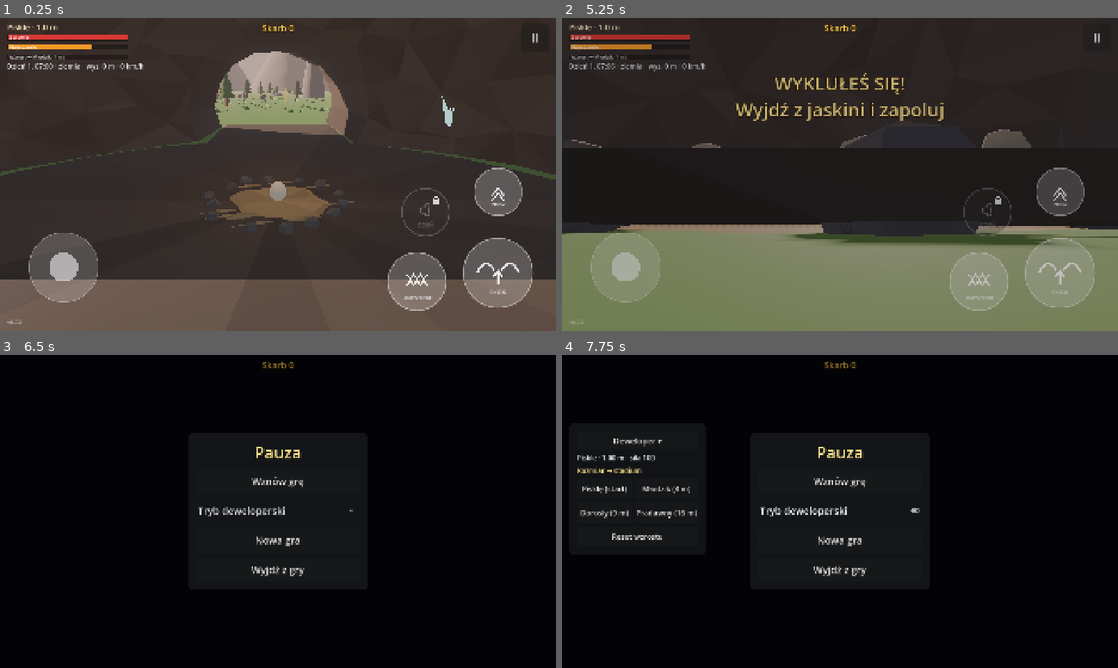
Above: before the commit, frames 1-4 (two rows, left to right).
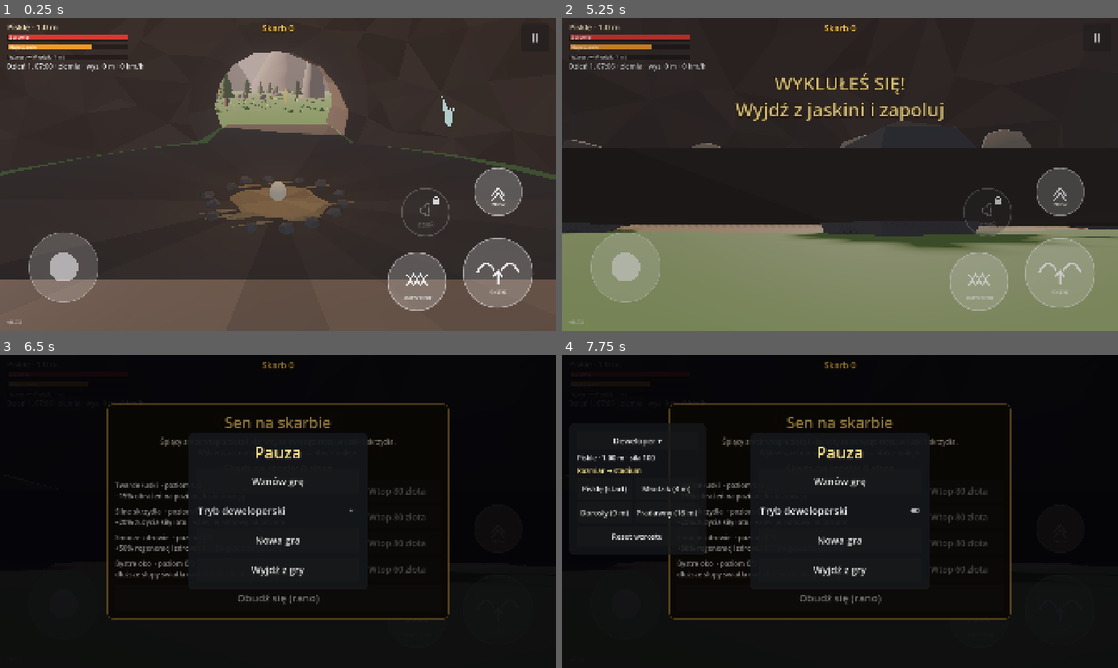
Above: after the commit, the same moments.

Repository: slota145/3d-dragon-game
Game: Godot game, scene res://scenes/boot.tscn
Two runs of this game, one before a commit and one after it. Both use one fixed random seed, a clock stepped at 60 frames per second and the inputs below.
Inputs (mouse positions are in pixels of both pictures, inside the frame that each line leads up to):
- Up to frame 1 (0.25 s): no input
- Up to frame 2 (5.25 s): click "II" at 0.5 s; click "Wznów grę" at 1.25 s; move the mouse to (962, 158) at 2.02 s; hold D (move_right) 2.03-2.75 s; tap F (bite) at 2.1, 3.8 s; click (962, 158) at 2.17 s; tap Space (flap) at 2.27, 2.57 s; drag from (728, 190) to (812, 237) at 2.77 s; move the mouse to (895, 105) at 3.52 s; hold D (move_right) 3.53-4.25 s; tap Q (cam_left) at 3.6 s; drag from (812, 237) to (673, 127) at 4.27 s; click "ŚPIJ" at 5 s
- Up to frame 3 (6.5 s): move the mouse to (444, 558) at 5.77 s; hold A (move_left) from 5.78 s (still down); hold Shift (dash) from 5.78 s (still down); tap Space (flap) at 6.02, 6.32 s; tap F (bite) at 6.05 s; tap Escape (ui_cancel) at 6.4 s
- Up to frame 4 (7.75 s): release A (move_left) at 6.5 s; release Shift (dash) at 6.5 s; drag from (673, 464) to (756, 433) at 6.52 s; click "Tryb deweloperski" at 7.25 s

The runs differ from the first frame. In frame 2, 0.5% of the frame differs, in the area x 0-100%, y 66-74%; in frame 3, 3.4%, in the area x 19-81%, y 15-85%; in frame 4, 3.0%.

Commit message:
Ulepszenia za złoto: sen na skarbie (łuski, skrzydła, zdrowie, oko) (0.7.3)
Co-Authored-By: Claude Opus 5.5 <noreply@anthropic.com>
Claude-Session: https://claude.ai/code/session_01Ves32BxAhBVxU1wfrWL8eZ

Diff:
--- a/project.godot
+++ b/project.godot
@@ -12,7 +12,7 @@
 
 config/name="3D Dragon Game"
 config/description="Gra o smoku w Godot 4 — prototyp."
-config/version="0.7.2"
+config/version="0.7.3"
 ; Numer zgodności „bazy” (APK/EXE). Podbij, gdy zmieniasz coś, czego łatka .pck nie przeniesie
 ; (input map, ustawienia projektu, eksportu, wersja silnika) — gracze dostaną wtedy pełną aktualizację.
 config/base_api=5
--- a/scripts/game/dragon_controller.gd
+++ b/scripts/game/dragon_controller.gd
@@ -165,6 +165,9 @@
 	if skel:
 		_proportions = DragonProportions.new()
 		skel.add_child(_proportions)
+	stats.upgraded.connect(func(id: String, lvl: int) -> void:
+		if id == "scales":
+			_apply_scale_tint(lvl))
 	stats.size_changed.connect(_apply_size)
 	_apply_size(stats.size)
 	if _anim:
@@ -180,6 +183,23 @@
 	_collision.position = _base_shape_pos * _k
 	if _proportions:
 		_proportions.youth = stats.youth()
+
+
+## „Twarde łuski”: złoto wtopione w łuski — z każdym poziomem łuski bardziej złocą się i błyszczą.
+func _apply_scale_tint(lvl: int) -> void:
+	for mi: MeshInstance3D in _visual.find_children("*", "MeshInstance3D", true, false):
+		for i in mi.mesh.get_surface_count():
+			var base := mi.mesh.surface_get_material(i) as StandardMaterial3D
+			if base == null or not base.resource_name.ends_with("Scales"):
+				continue
+			if lvl <= 0:
+				mi.set_surface_override_material(i, null)
+				continue
+			var mat := base.duplicate() as StandardMaterial3D
+			mat.albedo_color = base.albedo_color.lerp(Color(0.85, 0.62, 0.22), 0.13 * lvl)
+			mat.metallic = 0.18 * lvl
+			mat.roughness = 1.0 - 0.15 * lvl
+			mi.set_surface_override_material(i, mat)
 
 
 ## Skala ruchu na ziemi: mały smok jest wolniejszy, ale nie proporcjonalnie (wykładnik < 1).
--- a/scripts/game/dragon_stats.gd
+++ b/scripts/game/dragon_stats.gd
@@ -46,6 +46,10 @@
 var stamina: float = 100.0
 ## Złoto niesione przy sobie (odkłada się na stos w legowisku; po śmierci część przepada).
 var gold: int = 0
+## Poziomy ulepszeń za złoto („sen na skarbie”): id -> poziom (patrz Upgrades).
+var upgrades: Dictionary = {}
+
+signal upgraded(id: String, level: int)
 var _regen_wait: float = 0.0
 ## Wzrost czekający na „strawienie” (m).
 var pending_growth: float = 0.0
@@ -118,9 +122,20 @@
 			stage_changed.emit(stage, stage_name())
 
 
-## Mnożnik zużycia siły lotu (1 = świeży młodzik 4 m).
+func level(id: String) -> int:
+	return int(upgrades.get(id, 0))
+
+
+## Kup kolejny poziom ulepszenia (koszt płaci świat ze stosu skarbu).
+func upgrade(id: String) -> void:
+	upgrades[id] = mini(level(id) + 1, Upgrades.MAX_LEVEL)
+	upgraded.emit(id, level(id))
+
+
+## Mnożnik zużycia siły lotu (1 = świeży młodzik 4 m); „Silne skrzydła” go zmniejszają.
 func stamina_drain_mult() -> float:
-	return clampf(pow(STAGE_MIN_SIZE[Stage.JUVENILE] / size, stamina_exponent), 0.03, 1.0)
+	var wings := 1.0 - 0.2 * level("wings")
+	return clampf(pow(STAGE_MIN_SIZE[Stage.JUVENILE] / size, stamina_exponent), 0.03, 1.0) * wings
 
 
 ## Zużyj siłę lotu (koszt dla młodzika; skalowany rozmiarem). Zwraca false, gdy brak sił.
@@ -138,7 +153,7 @@
 	if _regen_wait > 0.0:
 		_regen_wait -= delta
 		return
-	stamina = minf(100.0, stamina + stamina_regen * delta)
+	stamina = minf(100.0, stamina + stamina_regen * (1.0 + 0.25 * level("wings")) * delta)
 
 
 ## Wczytanie stanu z zapisu: bez napisów o nowym stadium.
@@ -148,6 +163,11 @@
 	hunger = float(data.get("hunger", 70.0))
 	stamina = float(data.get("stamina", 100.0))
 	gold = int(data.get("gold", 0))
+	upgrades.clear()
+	var up: Dictionary = data.get("upgrades", {})
+	for id in up:
+		upgrades[id] = int(up[id])
+		upgraded.emit(id, int(up[id]))
 	size = clampf(float(data.get("size", start_size)), 0.5, max_size)
 	stage = stage_for(size)
 	size_changed.emit(size)
@@ -155,7 +175,7 @@
 
 func to_save() -> Dictionary:
 	return {"size": size, "pending_growth": pending_growth, "health": health, "hunger": hunger,
-		"stamina": stamina, "gold": gold}
+		"stamina": stamina, "gold": gold, "upgrades": upgrades.duplicate()}
 
 
 ## Natychmiastowa zmiana rozmiaru (narzędzia dewelopera): bez trawienia zaległego wzrostu.
@@ -167,7 +187,7 @@
 func damage(amount: float) -> void:
 	if health <= 0.0:
 		return
-	health = maxf(0.0, health - amount)
+	health = maxf(0.0, health - amount * (1.0 - 0.15 * level("scales")))
 	if health <= 0.0:
 		died.emit()
 
@@ -182,8 +202,8 @@
 		var step := minf(pending_growth, maxf(digest_speed * size / 4.0, pending_growth * 1.2) * delta)
 		pending_growth -= step
 		set_size(size + step)
-	hunger = maxf(0.0, hunger - hunger_decay * delta)
+	hunger = maxf(0.0, hunger - hunger_decay * (1.0 - 0.12 * level("vitality")) * delta)
 	if hunger <= 0.0:
 		damage(starve_damage * delta)
 	elif hunger > 50.0 and health > 0.0:
-		health = minf(100.0, health + regen * delta)
+		health = minf(100.0, health + regen * (1.0 + 0.5 * level("vitality")) * delta)
--- a/scripts/game/gold_finds.gd
+++ b/scripts/game/gold_finds.gd
@@ -87,9 +87,29 @@
 	mat.cull_mode = BaseMaterial3D.CULL_DISABLED
 	cyl.material = mat
 	beam.mesh = cyl
+	beam.name = "Beam"
 	beam.position.y = cyl.height / 2.0
 	beam.cast_shadow = GeometryInstance3D.SHADOW_CASTING_SETTING_OFF
 	root.add_child(beam)
+	_scale_beam(beam)
+
+
+## „Bystre oko”: dłuższe słupy światła nad złotem.
+func eye_level() -> int:
+	return dragon.stats.level("eye") if dragon else 0
+
+
+func refresh_beams() -> void:
+	for f in get_children():
+		var beam := f.get_node_or_null("Beam") as MeshInstance3D
+		if beam:
+			_scale_beam(beam)
+
+
+func _scale_beam(beam: MeshInstance3D) -> void:
+	var k := 1.0 + 0.8 * eye_level()
+	beam.scale = Vector3(1.0 + 0.3 * eye_level(), k, 1.0 + 0.3 * eye_level())
+	beam.position.y = (beam.mesh as CylinderMesh).height * k / 2.0
 
 
 func _process(delta: float) -> void:
@@ -103,7 +123,7 @@
 	if _check_t > 0.0 or not dragon:
 		return
 	_check_t = 0.1
-	var reach := 1.2 + dragon.stats.size * 0.3
+	var reach := 1.2 + dragon.stats.size * 0.3 + 0.6 * eye_level()
 	var dp := dragon.global_position
 	for f: Node3D in get_children():
 		if f.is_queued_for_deletion():
--- /dev/null
+++ b/scripts/game/upgrades.gd
@@ -0,0 +1,30 @@
+class_name Upgrades
+extends RefCounted
+## Ulepszenia za złoto — „sen na skarbie”: śpiący smok wtapia złoto i klejnoty ze stosu
+## w swoje ciało (łuski twardnieją i złocieją, skrzydła się wzmacniają). Kupuje się je
+## przy śnie w legowisku, a stos skarbu naprawdę maleje. Poziomy 0..MAX_LEVEL.
+
+const MAX_LEVEL := 3
+
+## id: [nazwa, opis działania, koszty kolejnych poziomów]
+const DEFS := {
+	"scales": ["Twarde łuski", "−15% obrażeń na poziom; łuski złocieją", [80, 250, 600]],
+	"wings": ["Silne skrzydła", "−20% zużycia siły lotu i +25% jej odnowy na poziom", [80, 250, 600]],
+	"vitality": ["Smocze zdrowie", "+50% regeneracji zdrowia i −12% głodu na poziom", [80, 250, 600]],
+	"eye": ["Bystre oko", "dłuższe słupy światła nad złotem i większy zasięg zbierania", [60, 180, 450]],
+}
+const ORDER := ["scales", "wings", "vitality", "eye"]
+
+
+static func display_name(id: String) -> String:
+	return DEFS[id][0]
+
+
+static func description(id: String) -> String:
+	return DEFS[id][1]
+
+
+## Koszt następnego poziomu (-1 = maksymalny poziom osiągnięty).
+static func next_cost(id: String, level: int) -> int:
+	var costs: Array = DEFS[id][2]
+	return costs[level] if level < costs.size() else -1
--- a/scripts/game/world.gd
+++ b/scripts/game/world.gd
@@ -17,6 +17,7 @@
 ## Złoto na stosie w legowisku (skarb).
 var treasure: int = 0
 var _finds: GoldFinds
+var _hoard: HoardMenu
 var _gold_label: Label
 var _lair: Lair
 var _day_night: DayNight
@@ -58,6 +59,16 @@
 	add_child(_finds)
 	_finds.picked.connect(_on_gold_picked)
 	_build_gold_label()
+	_hoard = HoardMenu.new()
+	_hoard.name = "HoardMenu"
+	_hoard.stats = _player.stats
+	_hoard.get_treasure = func() -> int: return treasure
+	_hoard.spend = spend_treasure
+	add_child(_hoard)
+	_hoard.woke.connect(_wake)
+	_player.stats.upgraded.connect(func(id: String, _lvl: int) -> void:
+		if id == "eye":
+			_finds.refresh_beams())
 	_day_night.dusk.connect(func() -> void:
 		if not _lair.is_inside(_player.global_position):
 			_toast("Zapada zmrok — wróć do legowiska i prześpij noc"))
@@ -229,7 +240,7 @@
 	_sleep_button.offset_top = -150
 	_sleep_button.offset_bottom = -54
 	_sleep_button.visible = false
-	_sleep_button.pressed.connect(sleep)
+	_sleep_button.pressed.connect(sleep.bind(false))
 	_hud.add_child(_sleep_button)
 
 
@@ -237,15 +248,40 @@
 	return not _sleeping and not _intro and not _player.is_flying() and _lair.is_inside(_player.global_position)
 
 
-## Sen: ściemnienie, leczenie, odnowa sił, przewinięcie do rana (7:00), zapis.
-func sleep() -> void:
+## Zapłać ze stosu skarbu (ulepszenia „snu na skarbie”); stos od razu maleje.
+func spend_treasure(cost: int) -> bool:
+	if cost > treasure:
+		return false
+	treasure -= cost
+	_lair.pile.set_gold(treasure)
+	return true
+
+
+## Sen: ściemnienie → „Sen na skarbie” (ulepszenia za złoto) → rano: leczenie, odnowa sił,
+## nowy dzień, zapis. `skip_hoard` = bez okna ulepszeń (testy).
+func sleep(skip_hoard: bool = false) -> void:
 	if not can_sleep():
 		return
 	_sleeping = true
 	_sleep_button.visible = false
 	_player.set_physics_process(false)
+	_day_night.paused = true
 	var tw := create_tween()
-	tw.tween_property(_fade, "color:a", 1.0, 0.8)
+	tw.tween_property(_fade, "color:a", 0.85, 0.8)
+	if skip_hoard:
+		tw.tween_callback(_wake)
+	else:
+		tw.tween_callback(_hoard.open)
+
+
+func is_sleeping() -> bool:
+	return _sleeping
+
+
+func _wake() -> void:
+	_day_night.paused = not use_save
+	var tw := create_tween()
+	tw.tween_property(_fade, "color:a", 1.0, 0.3)
 	tw.tween_callback(func() -> void:
 		if _day_night.hour >= 7.0:
 			day += 1  # po północy dzień już się zmienił — śpisz tylko do rana
--- /dev/null
+++ b/scripts/ui/hoard_menu.gd
@@ -0,0 +1,121 @@
+class_name HoardMenu
+extends CanvasLayer
+## „Sen na skarbie”: okno w czasie snu w legowisku. Smok wtapia złoto ze stosu w ciało —
+## gracz wybiera ulepszenia (Upgrades), a potem budzi się rano. Stos skarbu naprawdę maleje.
+
+signal woke
+
+const FONT := 30
+
+var stats: DragonStats
+## Ile złota leży na stosie (czyta świat).
+var get_treasure: Callable
+## Zapłać ze stosu: spend.call(koszt) -> bool.
+var spend: Callable
+
+var _panel: PanelContainer
+var _treasure_label: Label
+var _rows: VBoxContainer
+
+
+func _ready() -> void:
+	layer = 9
+	_build()
+	visible = false
+
+
+func open() -> void:
+	_refresh()
+	visible = true
+
+
+func _build() -> void:
+	_panel = PanelContainer.new()
+	var sb := StyleBoxFlat.new()
+	sb.bg_color = Color(0.07, 0.05, 0.03, 0.94)
+	sb.border_color = Color(0.85, 0.65, 0.25, 0.8)
+	sb.set_border_width_all(3)
+	sb.set_corner_radius_all(18)
+	sb.set_content_margin_all(28)
+	_panel.add_theme_stylebox_override("panel", sb)
+	_panel.set_anchors_preset(Control.PRESET_CENTER)
+	_panel.custom_minimum_size = Vector2(1180, 0)
+	_panel.grow_horizontal = Control.GROW_DIRECTION_BOTH
+	_panel.grow_vertical = Control.GROW_DIRECTION_BOTH
+	add_child(_panel)
+	var box := VBoxContainer.new()
+	box.add_theme_constant_override("separation", 14)
+	_panel.add_child(box)
+
+	var title := Label.new()
+	title.text = "Sen na skarbie"
+	title.horizontal_alignment = HORIZONTAL_ALIGNMENT_CENTER
+	title.add_theme_font_size_override("font_size", 52)
+	title.add_theme_color_override("font_color", Color(1, 0.84, 0.4))
+	box.add_child(title)
+	var lore := Label.new()
+	lore.text = "Śpiący smok wtapia złoto i klejnoty ze swojego stosu w łuski i skrzydła.\nWybierz, co ma wzmocnić skarb — stos zmaleje."
+	lore.horizontal_alignment = HORIZONTAL_ALIGNMENT_CENTER
+	lore.autowrap_mode = TextServer.AUTOWRAP_WORD
+	lore.add_theme_font_size_override("font_size", 24)
+	lore.add_theme_color_override("font_color", Color(0.9, 0.85, 0.75))
+	box.add_child(lore)
+	_treasure_label = Label.new()
+	_treasure_label.horizontal_alignment = HORIZONTAL_ALIGNMENT_CENTER
+	_treasure_label.add_theme_font_size_override("font_size", 34)
+	_treasure_label.add_theme_color_override("font_color", Color(1, 0.8, 0.3))
+	box.add_child(_treasure_label)
+	_rows = VBoxContainer.new()
+	_rows.add_theme_constant_override("separation", 10)
+	box.add_child(_rows)
+
+	var wake := Button.new()
+	wake.text = "Obudź się (rano)"
+	wake.custom_minimum_size = Vector2(0, 90)
+	wake.add_theme_font_size_override("font_size", 36)
+	wake.focus_mode = Control.FOCUS_NONE
+	wake.pressed.connect(func() -> void:
+		visible = false
+		woke.emit())
+	box.add_child(wake)
+
+
+func _refresh() -> void:
+	var treasure: int = get_treasure.call() if get_treasure.is_valid() else 0
+	_treasure_label.text = "Skarb na stosie: %d złota" % treasure
+	for c in _rows.get_children():
+		c.queue_free()
+	for id: String in Upgrades.ORDER:
+		var lvl := stats.level(id) if stats else 0
+		var row := HBoxContainer.new()
+		row.add_theme_constant_override("separation", 16)
+		var info := Label.new()
+		info.size_flags_horizontal = Control.SIZE_EXPAND_FILL
+		info.text = "%s  %s\n%s" % [Upgrades.display_name(id), _pips(lvl), Upgrades.description(id)]
+		info.add_theme_font_size_override("font_size", 24)
+		row.add_child(info)
+		var cost := Upgrades.next_cost(id, lvl)
+		var buy := Button.new()
+		buy.custom_minimum_size = Vector2(300, 80)
+		buy.add_theme_font_size_override("font_size", FONT)
+		buy.focus_mode = Control.FOCUS_NONE
+		if cost < 0:
+			buy.text = "Pełna moc"
+			buy.disabled = true
+		else:
+			buy.text = "Wtop %d złota" % cost
+			buy.disabled = cost > treasure
+			buy.pressed.connect(_buy.bind(id, cost))
+		buy.name = "Buy_" + id
+		row.add_child(buy)
+		_rows.add_child(row)
+
+
+func _pips(lvl: int) -> String:
+	return "· poziom %d/%d" % [lvl, Upgrades.MAX_LEVEL]
+
+
+func _buy(id: String, cost: int) -> void:
+	if spend.is_valid() and spend.call(cost):
+		stats.upgrade(id)
+	_refresh()
--- a/tools/test_lair.gd
+++ b/tools/test_lair.gd
@@ -48,7 +48,7 @@
 	player.stats.set_size_instant(2.5)
 	await _frames(3)
 	_check(world.can_sleep(), "w komorze można spać (przycisk ŚPIJ)")
-	world.sleep()
+	world.sleep(true)  # bez okna ulepszeń
 	await _seconds(3.5)
 	_check(world.day == 2, "dzień %d" % world.day)
 	_check(absf(dn.hour - 7.0) < 0.1, "sen przewija do rana (%s)" % dn.clock_text())
@@ -143,6 +143,44 @@
 	world.save_game()
 	_check(int(SaveGame.load_data().get("treasure", 0)) == 1520, "skarb w zapisie")
 
+	print("8) Sen na skarbie: ulepszenia za złoto")
+	player.global_position = lair.nest_position()
+	player.reset_physics_interpolation()
+	await _frames(3)
+	world.treasure = 1000
+	lair.pile.set_gold(1000)
+	var hoard: HoardMenu = world.get_node("HoardMenu")
+	world.sleep()
+	await _seconds(1.5)
+	_check(hoard.visible, "okno „Sen na skarbie” po zaśnięciu")
+	await _shot("hoard_menu.png")
+	var drain0 := player.stats.stamina_drain_mult()
+	(hoard.find_child("Buy_scales", true, false) as Button).pressed.emit()
+	(hoard.find_child("Buy_wings", true, false) as Button).pressed.emit()
+	await _frames(2)
+	_check(player.stats.level("scales") == 1 and player.stats.level("wings") == 1, "kupione: łuski 1, skrzydła 1")
+	_check(world.treasure == 1000 - 160, "stos zmalał (%d)" % world.treasure)
+	_check(lair.pile.gold == world.treasure, "stos skarbu odświeżony")
+	_check(player.stats.stamina_drain_mult() < drain0, "skrzydła: mniejsze zużycie siły")
+	var h0 := player.stats.health
+	player.stats.damage(10.0)
+	_check(absf(h0 - player.stats.health - 8.5) < 0.01, "łuski: 10 obrażeń -> %.1f" % (h0 - player.stats.health))
+	hoard.visible = false
+	hoard.woke.emit()
+	await _seconds(3.0)
+	_check(not world.is_sleeping(), "obudzony")
+	world.save_game()
+	var ups: Dictionary = SaveGame.load_data().get("stats", {}).get("upgrades", {})
+	_check(int(ups.get("scales", 0)) == 1, "ulepszenia w zapisie: %s" % str(ups))
+	player.global_position = lair.nest_position() + Vector3(0, 0, 6)
+	player.rotation.y = 0.0
+	player.reset_physics_interpolation()
+	world.get_node("FollowCamera").snap_behind()
+	player.stats.upgrade("scales")
+	player.stats.upgrade("scales")
+	await _seconds(1.0)
+	await _shot("gold_scales.png")
+
 	SaveGame.delete()
 	print("WYNIK: ", "OK" if _fails == 0 else "%d błędów" % _fails)
 	quit(1 if _fails else 0)
Not shown, added: scripts/game/upgrades.gd.uid
Not shown, added: scripts/ui/hoard_menu.gd.uid
Not shown, changed: CLAUDE.md
Not shown, changed: ROADMAP.md
Not shown, changed: docs/GAME_DESIGN.md
